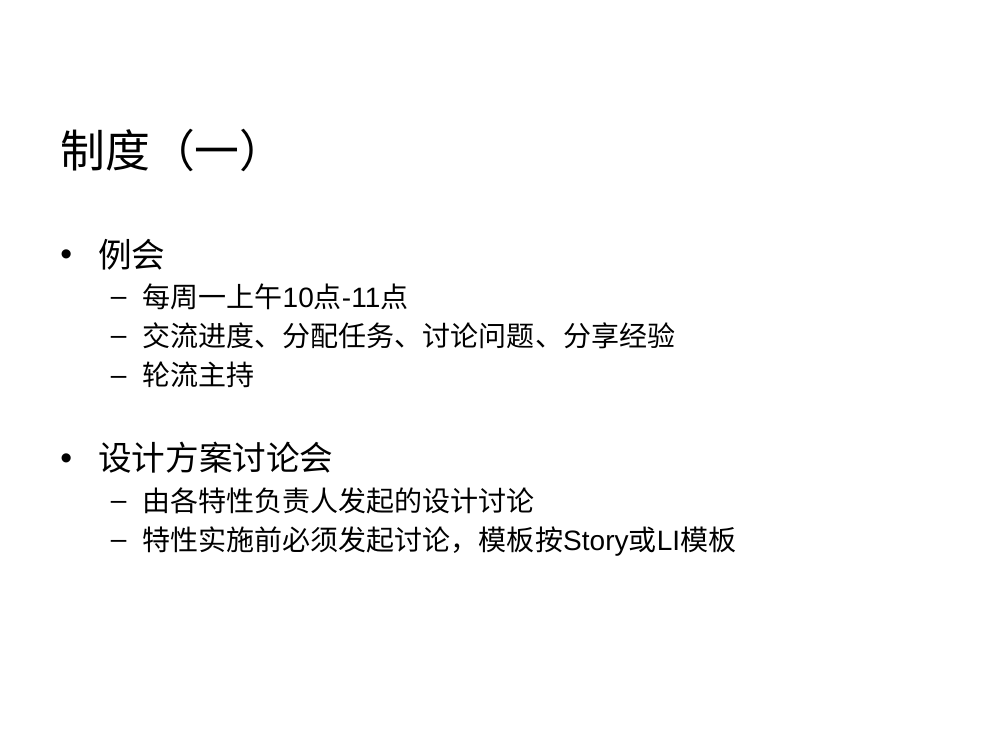
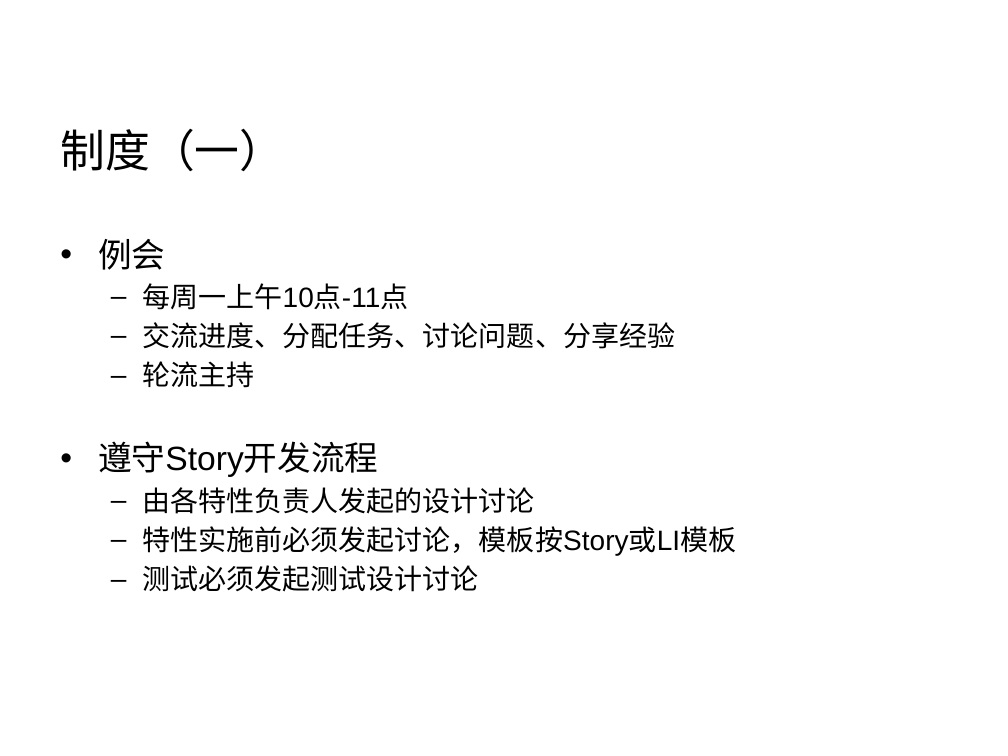
Before and after one commit to Vivian-hihi/SequoiaDB, a slide deck: slide 10 of internal_doc/01.需求特性/SequoiaDB_BP(2014_3) .pptx. Drawn at 1008x756 pixels with LibreOffice and Linux fonts; fonts in the diff are those of the drawing; background and template pictures are left out. Boxes give left, top, right and bottom in pixels: in the first picture for what was removed or moved away, otherwise in the second. Text is boxed around its words. In the diff, an @@ line names an element or a change of style, - is before the commit and + after.

```diff
--- a/internal_doc/01.需求特性/SequoiaDB_BP(2014_3) .pptx
+++ b/internal_doc/01.需求特性/SequoiaDB_BP(2014_3) .pptx
@@ text at [98, 441, 378, 477]: text changed @@
-• 设计方案讨论会
+• 遵守Story开发流程
@@ text at [142, 565, 478, 592]: paragraph added @@
+  – 测试必须发起测试设计讨论
```
Also in this commit, not shown: 1 other slide changed.
